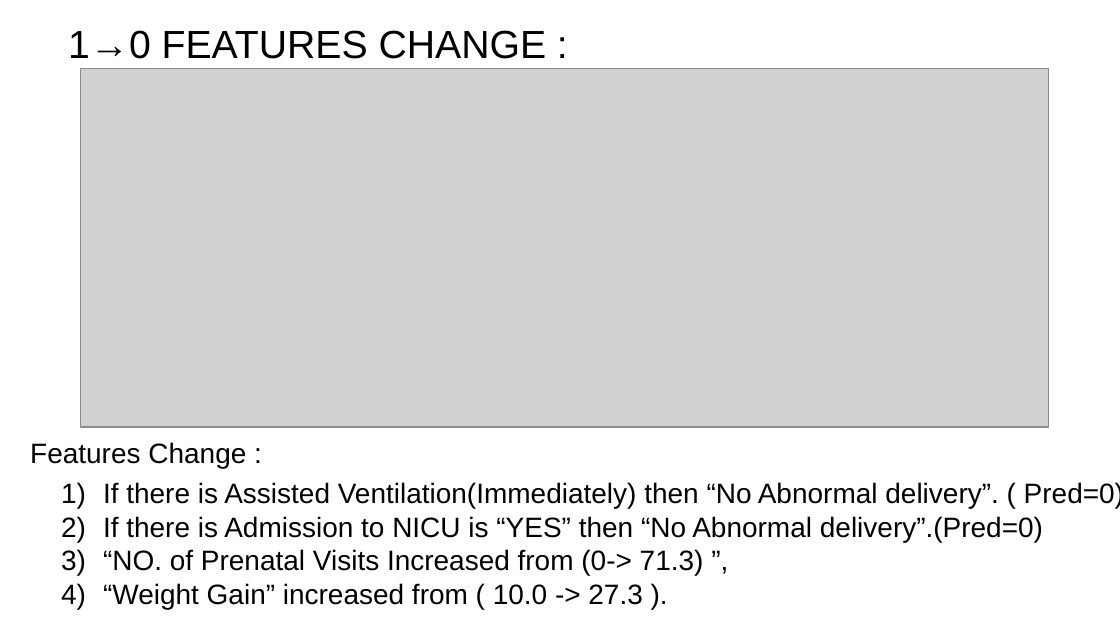
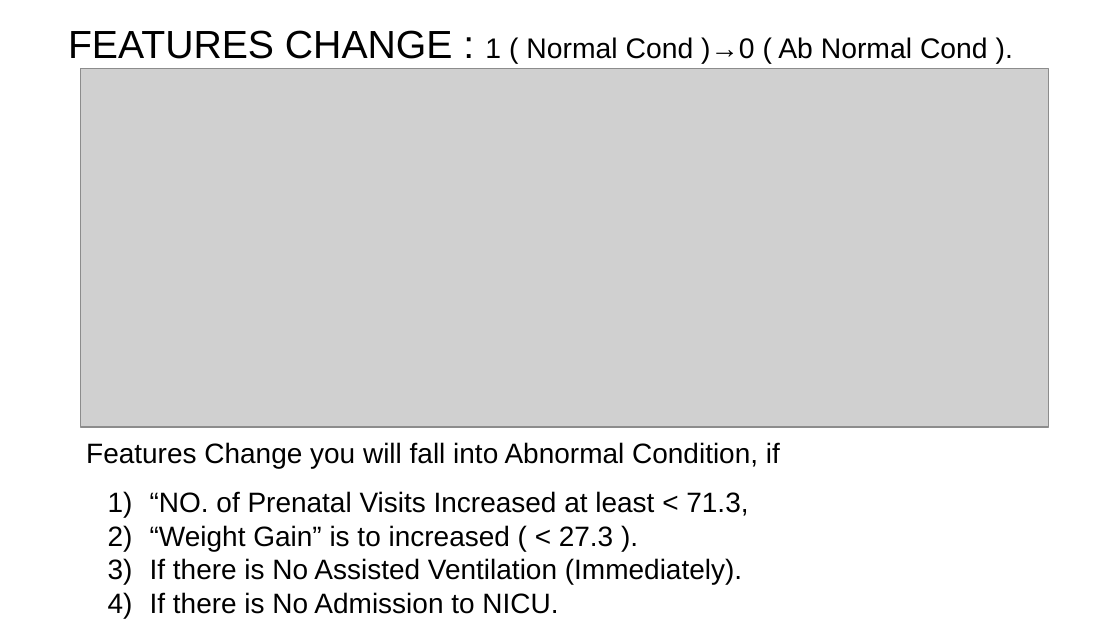
Before and after one commit to Udgata-ML/CDC-Data-CounterFactual, a slide deck: slide 13 of results/CDC Dataset CFs Partial RESULTS.pptx (slide 11 before the commit). Drawn at 1120x630 pixels with LibreOffice and Linux fonts; fonts in the diff are those of the drawing; grey boxes stand for pictures. Boxes give left, top, right and bottom in pixels: in the first picture for what was removed or moved away, otherwise in the second. Text is boxed around its words. In the diff, an @@ line names an element or a change of style, - is before the commit and + after.

```diff
--- a/results/CDC Dataset CFs Partial RESULTS.pptx
+++ b/results/CDC Dataset CFs Partial RESULTS.pptx
@@ title at (68,30,988,64): text changed; size 25.2 to 18.2 pt @@
-1→0 FEATURES CHANGE :
+FEATURES CHANGE : 1 ( Normal Cond )→0 ( Ab Normal Cond ).
@@ text removed at (30,442,246,468) @@
-Features Change :
@@ text added at (86,442,780,468), 18 pt, text #000000 @@
+Features Change you will fall into Abnormal Condition, if
@@ text at (108,491,748,614): text changed @@
-1) If there is Assisted Ventilation(Immediately) then “No Abnormal delivery”. ( Pred=0)
-2) If there is Admission to NICU is “YES” then “No Abnormal delivery”.(Pred=0)
-3) “NO. of Prenatal Visits Increased from (0-> 71.3) ”,
-4) “Weight Gain” increased from ( 10.0 -> 27.3 ).
+1) “NO. of Prenatal Visits Increased at least < 71.3,
+2) “Weight Gain” is to increased ( < 27.3 ).
+3) If there is No Assisted Ventilation (Immediately).
+4) If there is No Admission to NICU.
```
Also in this commit, not shown: 9 other slides changed, 1 other file.
